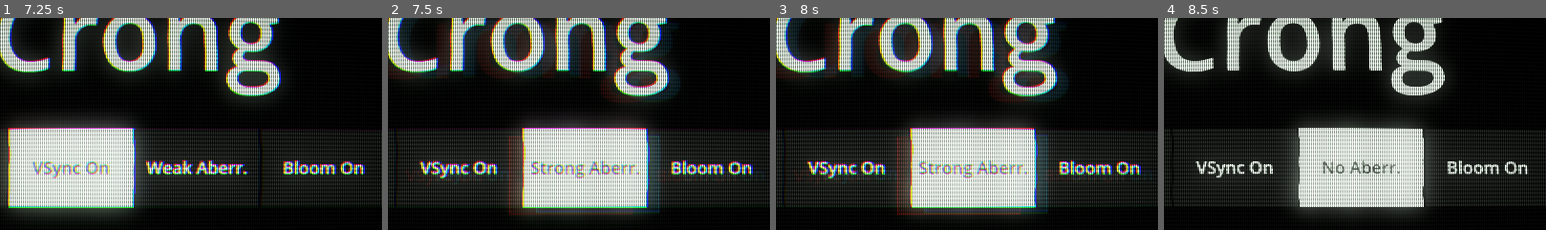
Above: before the commit, frames 1-4 (left to right).
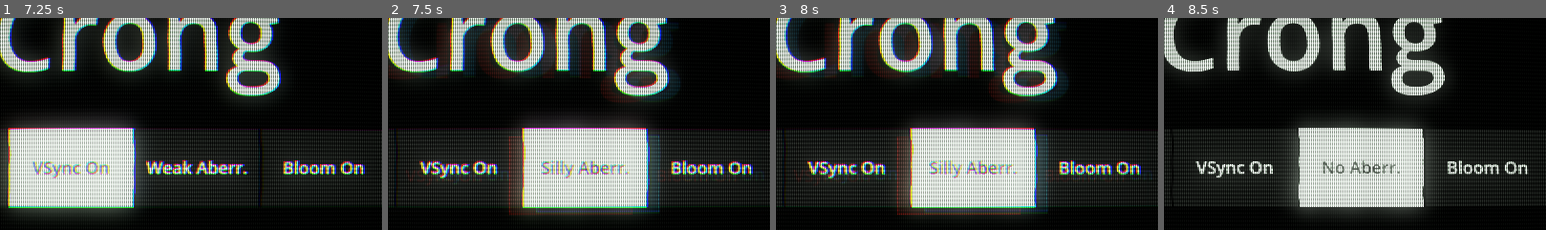
Above: after the commit, the same moments.

Repository: Sparkwave2/Crong
Game: Godot game, scene res://menu.tscn
Same seed, same stepped clock (60 frames per second), same inputs: the game is played once before the commit and once after it. The engine's default icon, where the game draws it, is replaced by a stand-in: a white triangle on a blue panel in a dark square.
Inputs:
- Up to frame 1 (7.25 s): click "Settings" at 0.5 s; click "Keyboard Only" at 1.25 s; click "Mouse" at 2 s; click "Controller" at 2.75 s; click "Windowed" at 3.5 s; click "Borderless" at 4.25 s; click "VSync On" at 5 s; click "VSync Off" at 5.75 s; click "VSync Adaptive" at 6.5 s
- Up to frame 2 (7.5 s): click "Weak Aberr." at 7.25 s
- Up to frame 3 (8 s): no input
- Up to frame 4 (8.5 s): click "Strong Aberr." (after the commit: "Silly Aberr.") at 8 s
The pictures show only the part of the screen within x 32-82%, y 12-62%; the shares and areas given below are measured in that part.

Frame 1 is identical in both runs. In frame 2, 1.3% of the frame differs, in the area x 33-67%, y 67-76%; in frame 3, 1.3%; in frame 4, nothing differs.

Commit message:
Update settings.gd

Diff:
--- a/settings.gd
+++ b/settings.gd
@@ -41,7 +41,7 @@
 			control_button.text = "Controller"
 
 	if OS.get_name() == "Web":
-		fullscreen_button.text = "Go Fullscreen"
+		fullscreen_button.text = "Fullscreen"
 	else:
 		match Autoload.fullscreen:
 			0:
@@ -74,7 +74,7 @@
 			aberration_button.text = "Weak Aberr."
 			Autoload.crt_material.set_shader_parameter("aberration", 1)
 		2:
-			aberration_button.text = "Strong Aberr."
+			aberration_button.text = "Silly Aberr."
 			Autoload.crt_material.set_shader_parameter("aberration", 2)
 
 	if ProjectSettings.get_setting("rendering/renderer/rendering_method") == "gl_compatibility":
